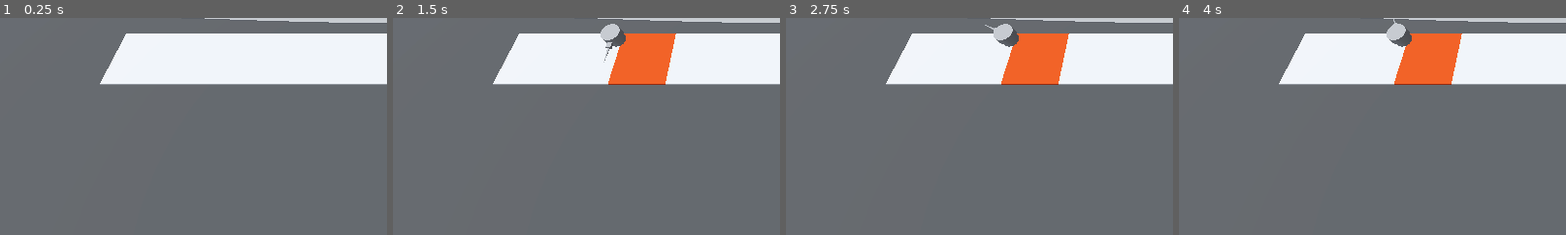
Above: before the commit, frames 1-4 (left to right).
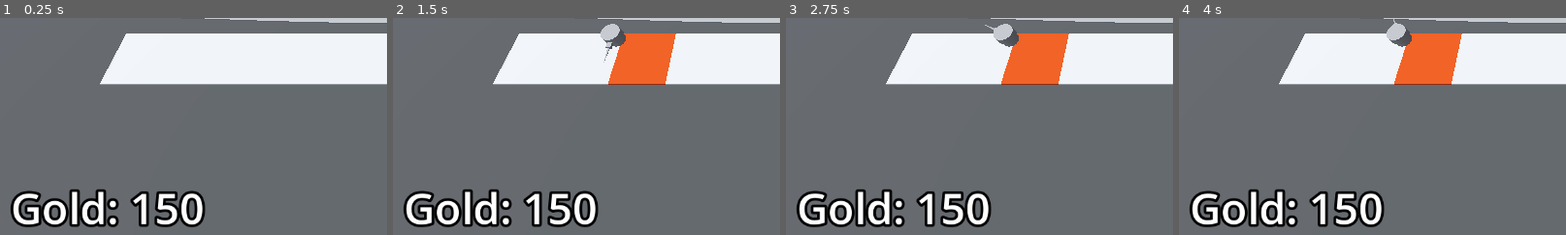
Above: after the commit, the same moments.

Repository: AlexanderMendivil/barbarian_blaster
Game: Godot game, scene res://BaseLevel.tscn
The game is run twice, just before and just after one commit, with the same random seed, the same clock (stepped at 60 frames per second) and the same inputs.
Inputs (mouse positions are % of the whole screen's width and height, from its top left):
- Up to frame 1 (0.25 s): no input
- Up to frame 2 (1.5 s): tap Enter at 0.5 s; move the mouse to (72, 45) at 0.52 s; click (72, 45) at 0.6 s; tap Space at 1.25 s; move the mouse to (30, 55) at 1.27 s; click (30, 55) at 1.35 s
- Up to frame 3 (2.75 s): tap Enter at 2 s; move the mouse to (60, 28) at 2.02 s; click (60, 28) at 2.1 s
- Up to frame 4 (4 s): move the mouse to (45, 70) at 2.77 s; click (45, 70) at 2.85 s; move the mouse to (80, 65) at 3.52 s; click (80, 65) at 3.6 s
The pictures show only the part of the screen within x 0-50%, y 47-97%; the shares and areas given below are measured in that part.

The runs differ from the first frame. In frame 1, 5.7% of the frame differs, in the area x 2-54%, y 79-97%; in frame 2, 5.7%; in frame 3, 5.7%; in frame 4, 5.7%.

Commit message:
Labels on screen

Diff:
--- /dev/null
+++ b/Bank.gd
@@ -0,0 +1,16 @@
+extends MarginContainer
+
+@export var starting_gold := 150
+@onready var label: Label = $Label
+var gold : int:
+	set(gold_in):
+		gold = max(gold_in, 0)
+		label.text = "Gold: {a}".format({"a":gold})
+
+func _ready():
+	gold = starting_gold
+
+
+# Called every frame. 'delta' is the elapsed time since the previous frame.
+func _process(delta):
+	pass
--- a/BaseLevel.tscn
+++ b/BaseLevel.tscn
@@ -7,6 +7,7 @@
 [ext_resource type="Script" path="res://EnemyPath.gd" id="3_uv7hv"]
 [ext_resource type="Script" path="res://TurretManager.gd" id="5_jv8at"]
 [ext_resource type="PackedScene" uid="uid://dfvnawnts2y51" path="res://turret/turret.tscn" id="6_x1pfu"]
+[ext_resource type="Script" path="res://Bank.gd" id="8_k2p1j"]
 
 [sub_resource type="ProceduralSkyMaterial" id="ProceduralSkyMaterial_4e8wf"]
 sky_horizon_color = Color(0.64625, 0.65575, 0.67075, 1)
@@ -30,6 +31,11 @@
 "tilts": PackedFloat32Array(0, 0, 0, 0, 0)
 }
 point_count = 5
+
+[sub_resource type="LabelSettings" id="LabelSettings_b2p8y"]
+font_size = 64
+outline_size = 16
+outline_color = Color(0, 0, 0, 1)
 
 [node name="BaseLevel" type="Node3D"]
 transform = Transform3D(1, 0, 0, 0, 1, 0, 0, 0, 1, 0.990763, 0, 0.435892)
@@ -115,4 +121,24 @@
 turret = ExtResource("6_x1pfu")
 enemy_path = NodePath("../EnemyPath")
 
+[node name="Bank" type="MarginContainer" parent="."]
+anchors_preset = 15
+anchor_right = 1.0
+anchor_bottom = 1.0
+grow_horizontal = 2
+grow_vertical = 2
+mouse_filter = 2
+theme_override_constants/margin_left = 16
+theme_override_constants/margin_top = 16
+theme_override_constants/margin_right = 16
+theme_override_constants/margin_bottom = 16
+script = ExtResource("8_k2p1j")
+
+[node name="Label" type="Label" parent="Bank"]
+layout_mode = 2
+size_flags_horizontal = 0
+size_flags_vertical = 8
+text = "Placeholder text"
+label_settings = SubResource("LabelSettings_b2p8y")
+
 [connection signal="timeout" from="EnemyPath/Timer" to="EnemyPath" method="spawn_enemies"]
Not shown: 1 places in BaseLevel.tscn that only renumber resources
Not shown: 4 places in MeshLibraries/SpaceLibrary.tres that only renumber resources
